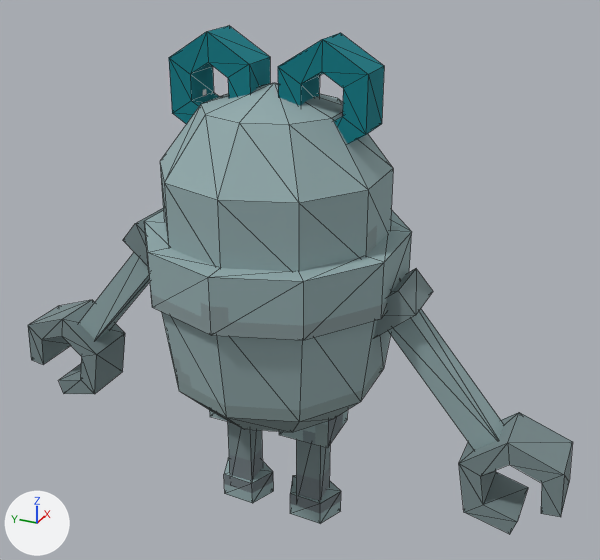
What one commit did to the glTF model export/astro_egg_1.gltf.
Rendered twice from a 50 mm lens placed at (-3.08, -1.5, 1.62), pointed at (0.08, -0.08, 0.04). The axes (+X, +Y, +Z) are drawn at lower left. The lights are the same throughout. Mesh edges are drawn as thin lines. Where no turn or scale is listed for an object, it has been applied to the vertices.

Names of what the first picture shows: 'Body', 'Ear1', 'Ear2', 'Face', 'Neck', 'cube', 'cube.001', 'cube.002', 'cube.004', 'cube.005', 'tube', 'tube.001'.
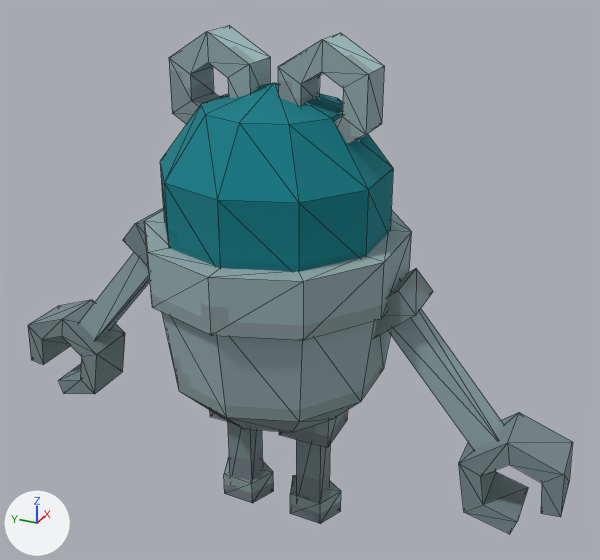
Where the change shows, as pixel boxes [x1, y1, x2, y2] in the pictures (600 x 560 px):
'Face', recoloured (grey to cyan)
    both: [160, 83, 393, 272]
'Ear2', recoloured
    both: [278, 33, 384, 144]
'Ear1', recoloured
    both: [169, 26, 270, 124]
'cube.004', reshaped (100% wider, 37% shorter)
    before: [296, 440, 330, 501]
    after: [279, 410, 348, 448]
'cube.005', reshaped (50% narrower, 59% taller)
    before: [279, 410, 348, 448]
    after: [296, 440, 330, 501]
'cube', unchanged, covered by the edit
    before: [388, 309, 504, 450]
    after: [374, 268, 433, 338]
'cube.001', unchanged, uncovered by the edit
    before: [374, 268, 433, 338]
    after: [388, 309, 504, 450]

The change, as a list of edits to the scene's bpy script:
```text
Change me_mesh_2:
    where me_mesh_2.from_pydata(...)  # 24 vertices, 48 faces; spans x -0.094..0.094, y 0.063..0.438, z -0.231..0.231
    remove me_mesh_2.materials.append(mat_material_2)
    add me_mesh_2.materials.append(mat_material_3)
Change me_mesh_3:
    where me_mesh_3.from_pydata(...)  # 24 vertices, 48 faces; spans x -0.094..0.094, y -0.438..-0.063, z -0.231..0.231
    remove me_mesh_3.materials.append(mat_material_2)
    add me_mesh_3.materials.append(mat_material_3)
Change me_mesh_4:
    where me_mesh_4.from_pydata(...)  # 31 vertices, 50 faces; spans x -0.5..0.5, y -0.476..0.476, z 0.283..0.938
    remove me_mesh_4.materials.append(mat_material_3)
    add me_mesh_4.materials.append(mat_material_2)
Add me_mesh_11_1:
    me_mesh_11_1.from_pydata(...)  # a box spanning x -0.062..0.188, y -0.188..0.062, z 0.0..0.25
    me_mesh_11_1.materials.append(mat_material_7)
Change ob_cube_004:
    ob_cube_004: bpy.data.objects.new('cube.004', me_mesh_12) -> bpy.data.objects.new('cube.004', me_mesh_11_1)
Change ob_cube_005:
    ob_cube_005: bpy.data.objects.new('cube.005', me_mesh_13) -> bpy.data.objects.new('cube.005', me_mesh_12)
```
